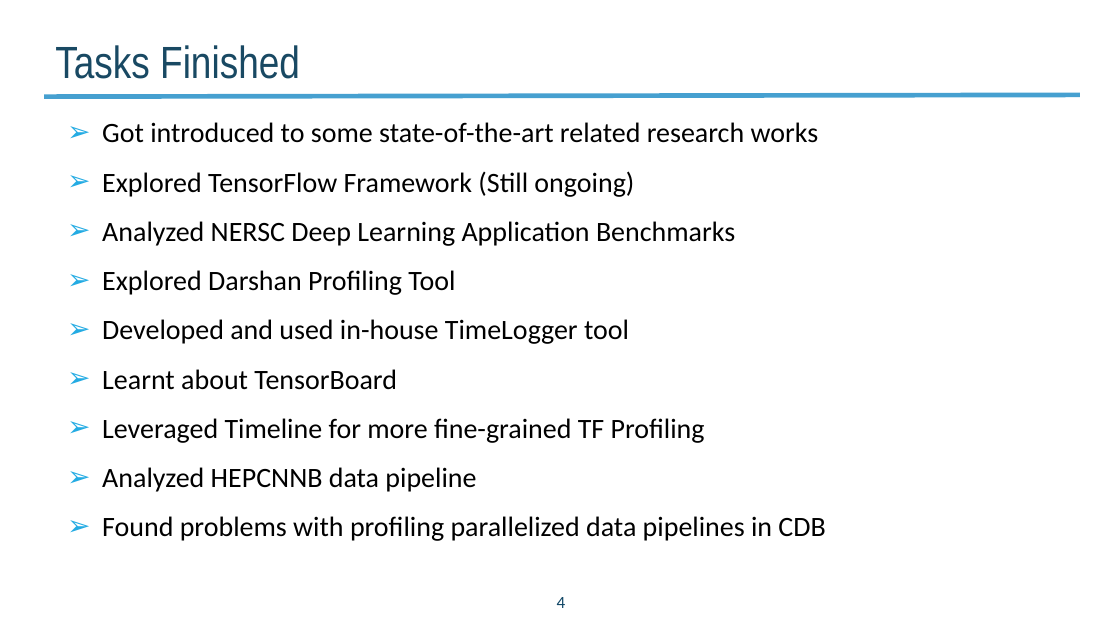
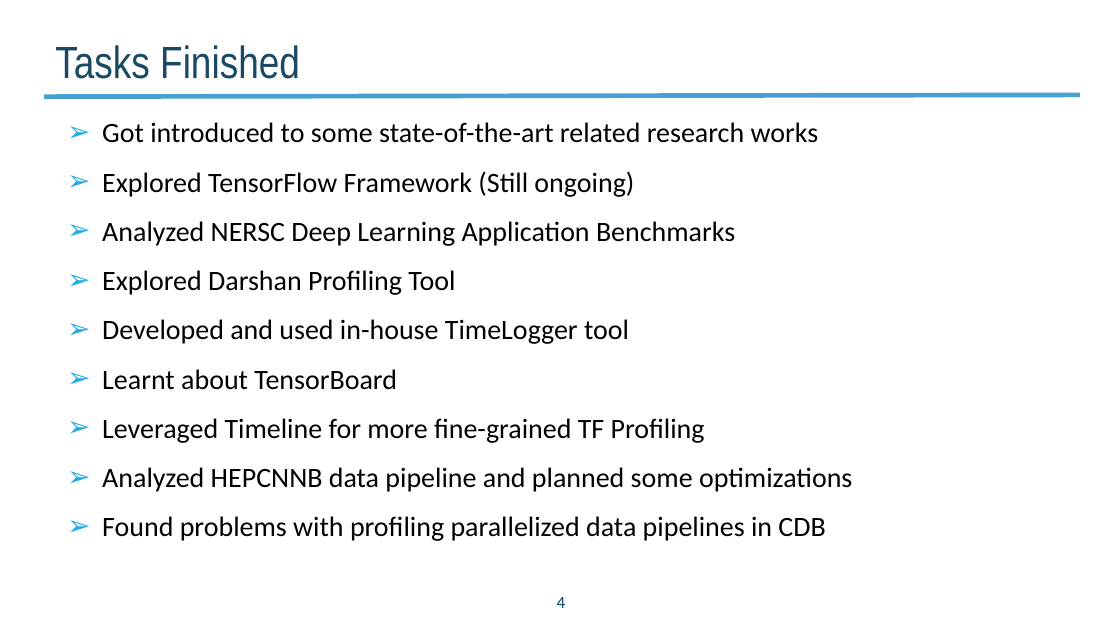
Before and after one commit to NERSC/DL-Parallel-IO, a slide deck: slide 4 of documents/slides/Project_Progress_20180810.pptx. Drawn at 1120x630 pixels with LibreOffice and Linux fonts; fonts in the diff are those of the drawing; background and template pictures are left out. Boxes give left, top, right and bottom in pixels: in the first picture for what was removed or moved away, otherwise in the second. Text is boxed around its words. In the diff, an @@ line names an element or a change of style, - is before the commit and + after.

```diff
--- a/documents/slides/Project_Progress_20180810.pptx
+++ b/documents/slides/Project_Progress_20180810.pptx
@@ text at bbox=[102, 467, 852, 492]: text changed @@
-➢ Analyzed HEPCNNB data pipeline
+➢ Analyzed HEPCNNB data pipeline and planned some optimizations
```
Also in this commit, not shown: 3 other slides changed, 2 other files.
